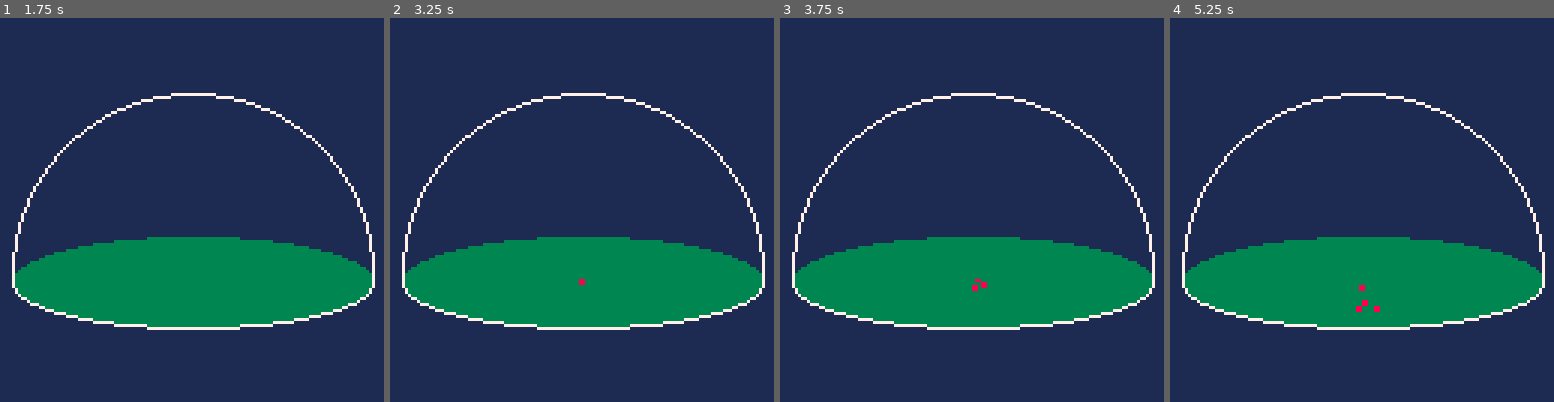
Above: before the commit, frames 1-4 (left to right).
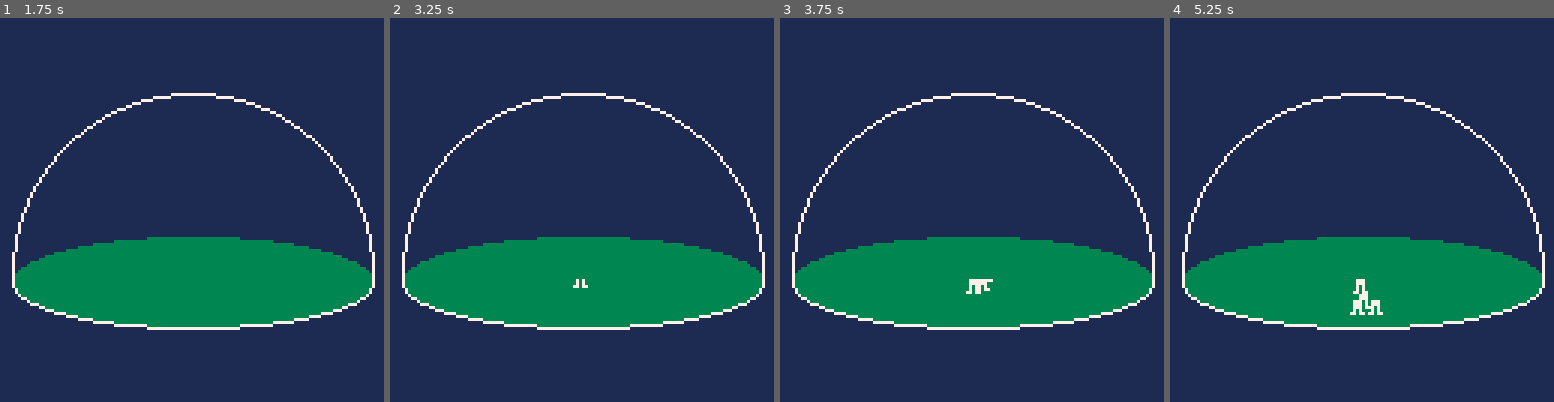
Above: after the commit, the same moments.

Repository: samuelhpratt/ggj2025
Game: PICO-8 cartridge game.p8
Same seed, same stepped clock (60 frames per second), same inputs: the game is played once before the commit and once after it.
Inputs:
- Up to frame 1 (1.75 s): no input
- Up to frame 2 (3.25 s): no input
- Up to frame 3 (3.75 s): no input
- Up to frame 4 (5.25 s): no input

Frame 1 is identical in both runs. In frame 2, less than 0.1% of the frame differs, in the area x 47-52%, y 67-71%; in frame 3, 0.2%; in frame 4, 0.4%, in the area x 46-56%, y 67-78%.

Commit message:
people constrained within circular bounds - working

Diff:
--- a/game.p8
+++ b/game.p8
@@ -15,3 +15,11 @@
 0007700000088000007070000070700000707000000777000007770000bb000000bb000000bb0000000000000000000000000000000000000000000000000000
 00700700000000000770770007707700077077000077077000070700000b0000000b0000000b0000000000000000000000000000000000000000000000000000
 00000000000000000000000000000000000000000000000000770770000000000000000000000000000000000000000000000000000000000000000000000000
+00000000000000000000000000000000000000000000000000000000000000000000000000000000000000000000000000000000000000000000000000000000
+00000000000000000000000000000000000000000000000000000000000000000000000000000000000000000000000000000000000000000000000000000000
+00000000006666600000000000000000000000000000000000000000000000000000000000000000000000000000000000000000000000000000000000000000
+00000000066006000000000000000000000000000000000000000000000000000000000000000000000000000000000000000000000000000000000000000000
+00000000060006000000000000000000000000000000000000000000000000000000000000000000000000000000000000000000000000000000000000000000
+00000000066006000000000000000000000000000000000000000000000000000000000000000000000000000000000000000000000000000000000000000000
+00000000006006000000000000000000000000000000000000000000000000000000000000000000000000000000000000000000000000000000000000000000
+00000000666666000000000000000000000000000000000000000000000000000000000000000000000000000000000000000000000000000000000000000000
--- a/people.lua
+++ b/people.lua
@@ -1,35 +1,20 @@
 --init people
-local n = 100
+nPeople = 100
+peopleSpriteIndex = 2
+domeAICentreX = 65
+domeAICentreY = 65
+domeAIRadius = 30
 people = {}
 
-for i = 1,n do
+for i = 1,nPeople do
     local person = {x=65, y=65} --defined inside so new people created
     add(people,person)
-end
-
---helpers
-function randomMove(pers)
-    local dir = flr(rnd(4))
-
-    if dir == 0 then //right
-        pers.x += 1
-    elseif dir == 1 then //down
-        pers.y += 1
-    elseif dir == 2 then //left
-        pers.x -= 1
-    elseif dir == 3 then //up
-        pers.y -= 1
-    else
-        --do nothing
-    end
-
-    return pers
 end
 
 function updatePeople()
 
     for i = 1,#people do
-        people[i] = randomMove(people[i])
+        randomMove(people[i])
     end
 
 end
@@ -37,8 +22,45 @@
 function drawPeople()
 
     for i = 1,#people do
-        spr(1,people[i].x,people[i].y)
+        spr(peopleSpriteIndex,people[i].x,people[i].y)
     end
 
+end
 
+
+--helpers
+function randomMove(pers)
+    local dir = flr(rnd(4))
+
+    if dir == 0 then //right
+        movePerson(pers, 1, 0)
+    elseif dir == 1 then //down
+        movePerson(pers, 0, 1)
+    elseif dir == 2 then //left
+        movePerson(pers, -1, 0)
+    elseif dir == 3 then //up
+        movePerson(pers, 0, -1)
+    else
+        --do nothing
+    end
 end
+
+function movePerson(pers, xMovement, yMovement)
+    local newX = pers.x + xMovement
+    local newY = pers.y + yMovement
+
+    if withinDome(newX, newY) then
+        pers.x = newX
+        pers.y = newY
+    else
+        --do nothing
+    end
+end
+
+function withinDome(x, y)
+    local diffX = x - domeAICentreX
+    local diffY = y - domeAICentreY
+    local dist = sqrt(diffX^2 + diffY^2)
+
+    return dist <= domeAIRadius
+end
